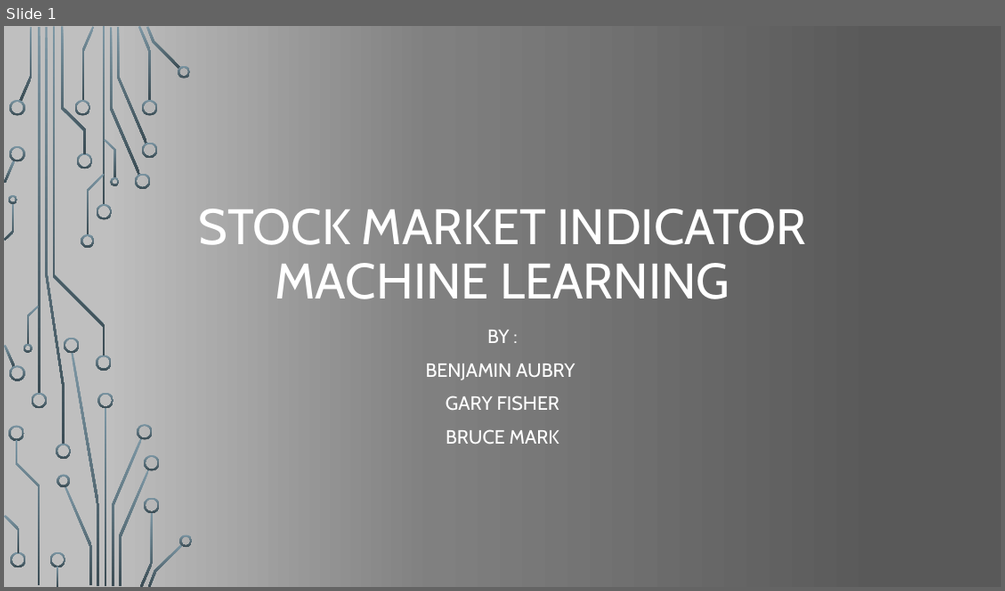
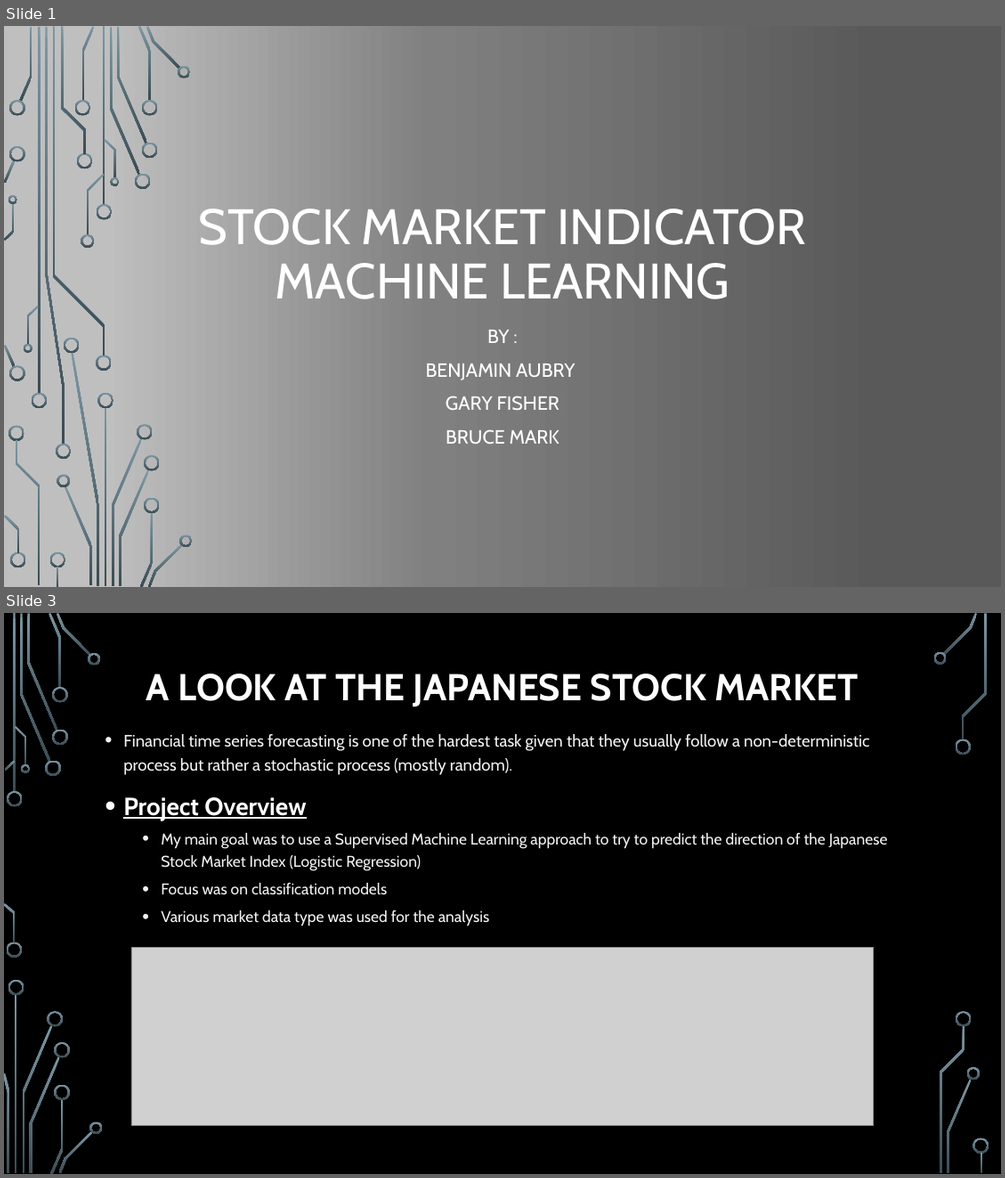
Before and after one commit to gfisherjr/Market_Indicator_Machine_Learning, a slide deck: Final/Final ML Presentation.pptx. Shown one above the other, each under a label of ours: slide 1 before the commit, slides 1 and 3 after it; the slides between them are not shown. The pictures are 1005x591 and 1005x1178 pixels, drawn with LibreOffice and Linux fonts; fonts in the diff are those of the drawing; grey boxes stand for pictures; background and template pictures are left out. Boxes give left, top, right and bottom in pixels: in the first picture for what was removed or moved away, otherwise in the second. Text is boxed around its words. In the diff, an @@ line names an element or a change of style, - is before the commit and + after.

```diff
--- a/Final/Final ML Presentation.pptx
+++ b/Final/Final ML Presentation.pptx
@@ slide 3 added at [4, 613, 1001, 1174], background picture (left out) @@
@@ title added at [146, 674, 858, 707], 36 pt, text #FFFFFF, bold @@
+A LOOK AT THE JAPANESE STOCK MARKET
@@ text added at [123, 734, 888, 926], 15 pt, text #F2F2F2 @@
+• Financial time series forecasting is one of the hardest task given that they usually follow a non-deterministic process but rather a stochastic process (mostly random).
+• Project Overview
+  • My main goal was to use a Supervised Machine Learning approach to try to predict the direction of the Japanese Stock Market Index (Logistic Regression)
+  • Focus was on classification models
+  • Various market data type was used for the analysis
@@ picture added at [131, 948, 874, 1126] @@
@@ group added at [4, 613, 989, 1174]: 33 freeform shapes, 3 rectangles @@
```
Also in this commit, not shown: 6 other slides added.
